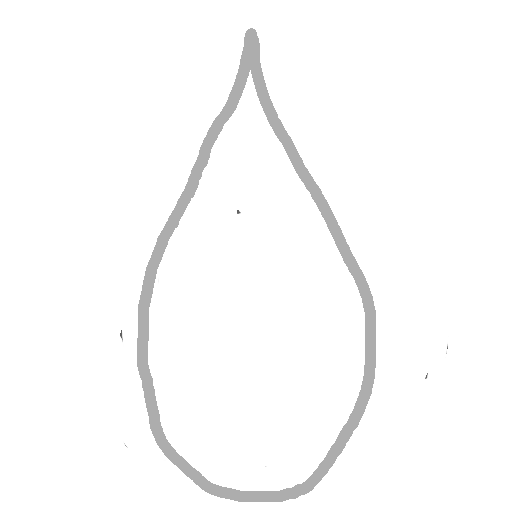
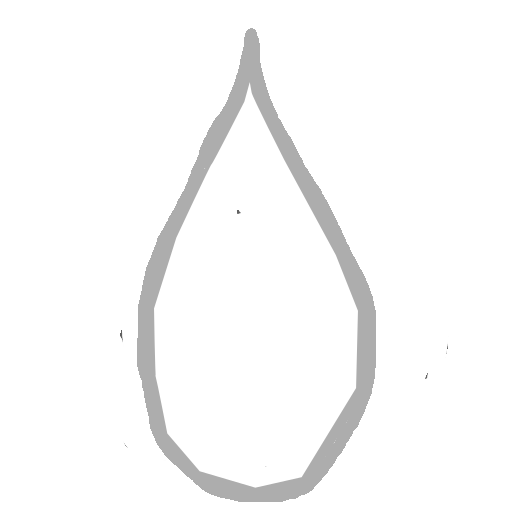
Layers edited between the first and the second (512, 512) image:
painted on "Layer #2" over [148, 70, 365, 491]
